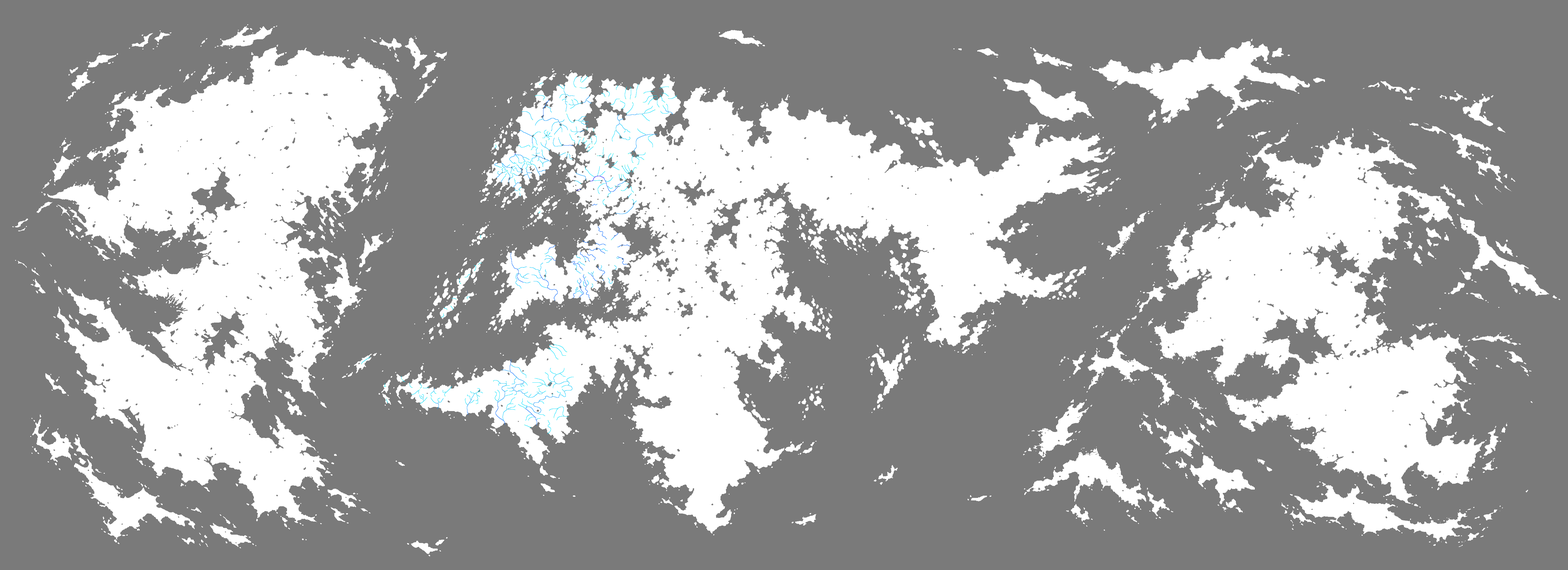
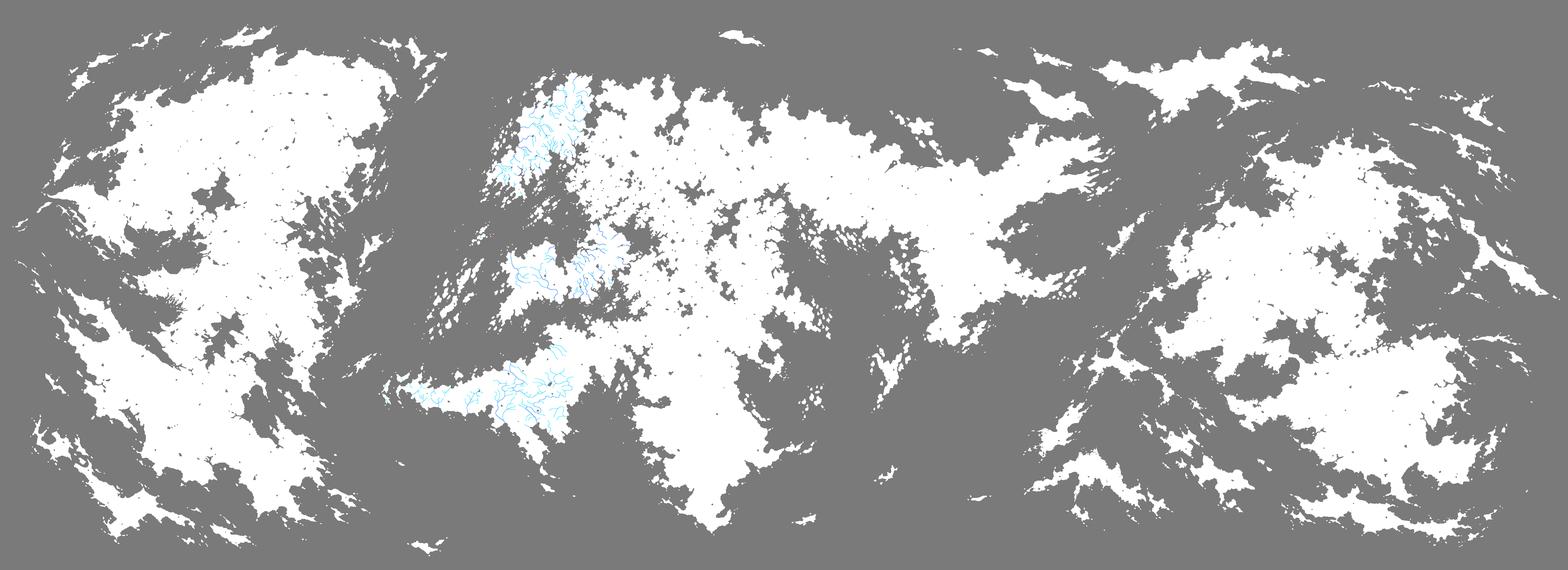
Layers edited between the first and the second 1568x570 image:
added layer "Layer #1" above "Pasted Layer" over <box>494,76,590,197</box>
added layer "Pasted Layer" above "Layer" over <box>361,75,677,435</box>
